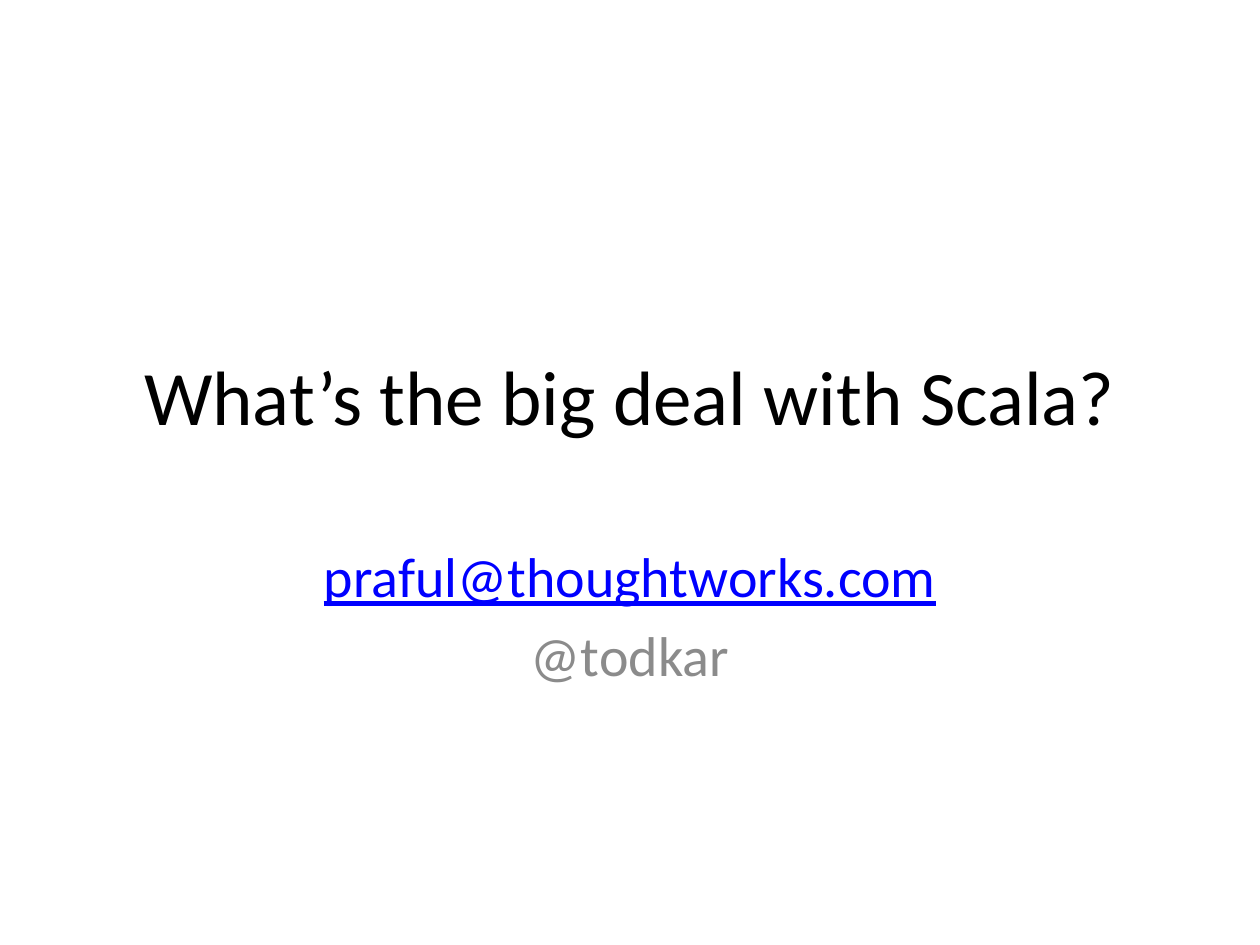
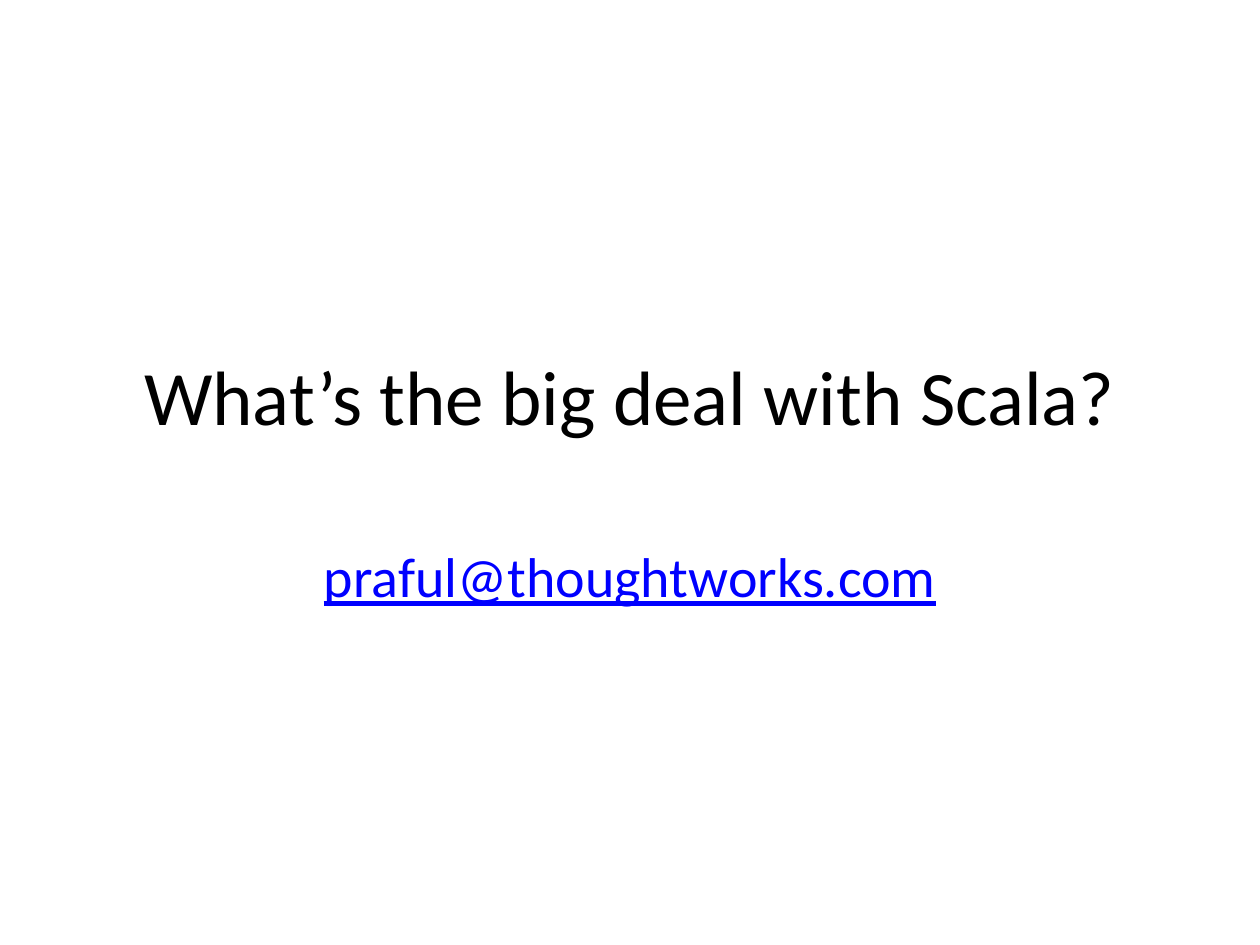
Before and after one commit to todkar/Away_Day, a slide deck: slide 1 of Scala_Away_Day.pptx. Drawn at 1260x945 pixels with LibreOffice and Linux fonts; fonts in the diff are those of the drawing. Boxes give left, top, right and bottom in pixels: in the first picture for what was removed or moved away, otherwise in the second. Text is boxed around its words. In the diff, an @@ line names an element or a change of style, - is before the commit and + after.

```diff
--- a/Scala_Away_Day.pptx
+++ b/Scala_Away_Day.pptx
@@ subtitle at <box>531,637,729,682</box>: paragraph removed @@
-@todkar
```
Also in this commit, not shown: 1 other slide changed, 3 slides added, 2 slides removed, 5 other files.
